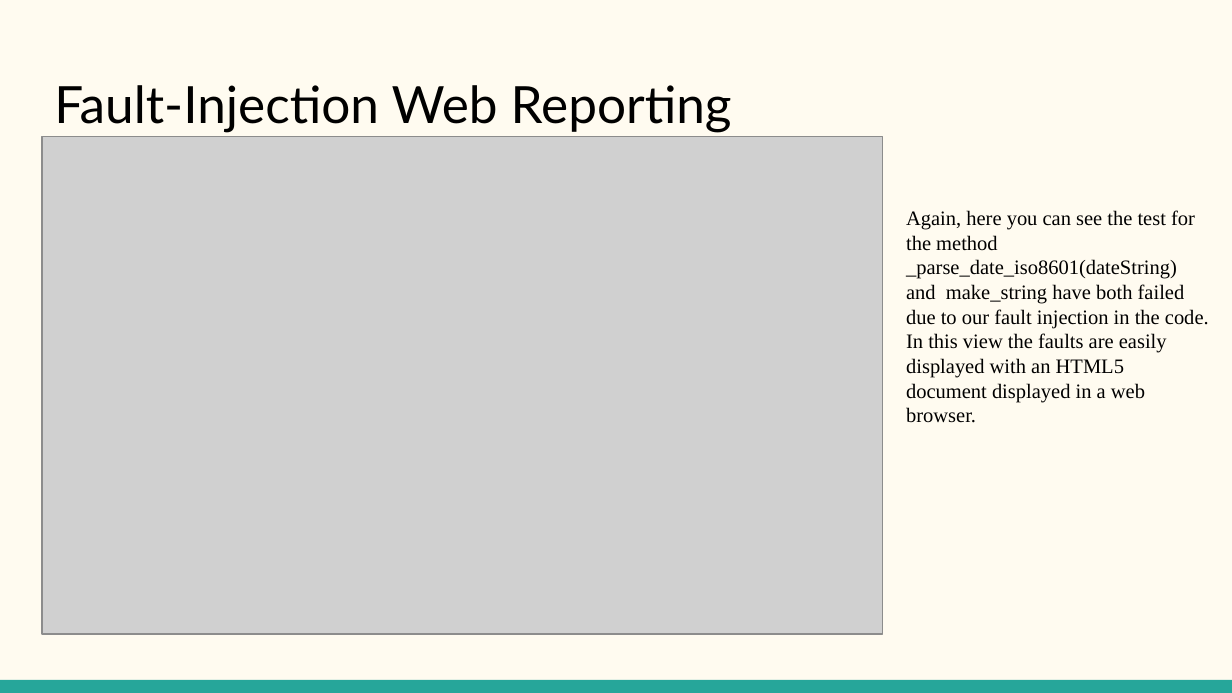
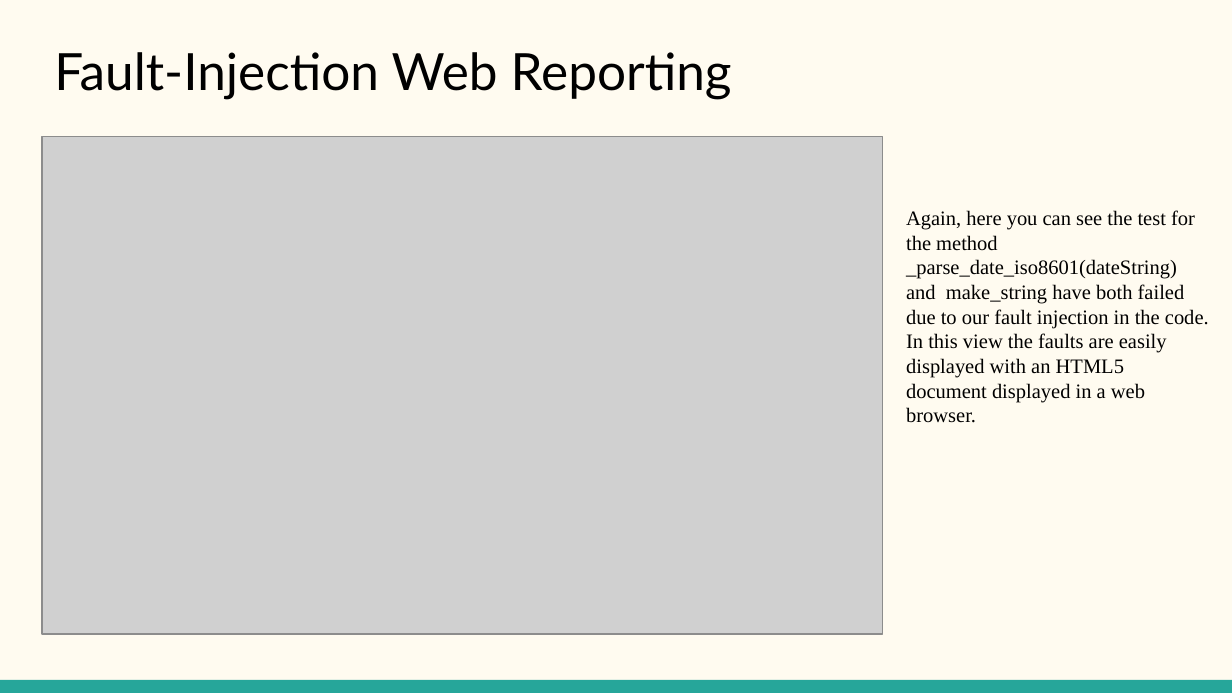
Before and after one commit to CSCI-362-03-2015/Team6, a slide deck: slide 12 of docs/Team6_presentation.pptx. Drawn at 1232x693 pixels with LibreOffice and Linux fonts; fonts in the diff are those of the drawing; grey boxes stand for pictures. Boxes give left, top, right and bottom in pixels: in the first picture for what was removed or moved away, otherwise in the second. Text is boxed around its words. In the diff, an @@ line names an element or a change of style, - is before the commit and + after.

```diff
--- a/docs/Team6_presentation.pptx
+++ b/docs/Team6_presentation.pptx
@@ title "Fault-Injection Web Reporting": place and size @@
-title "Fault-Injection Web Reporting" at box(54, 85, 732, 133)
+title "Fault-Injection Web Reporting" at box(54, 52, 732, 99)
```
Also in this commit, not shown: 8 other slides changed, 1 slide added, 1 other file.
